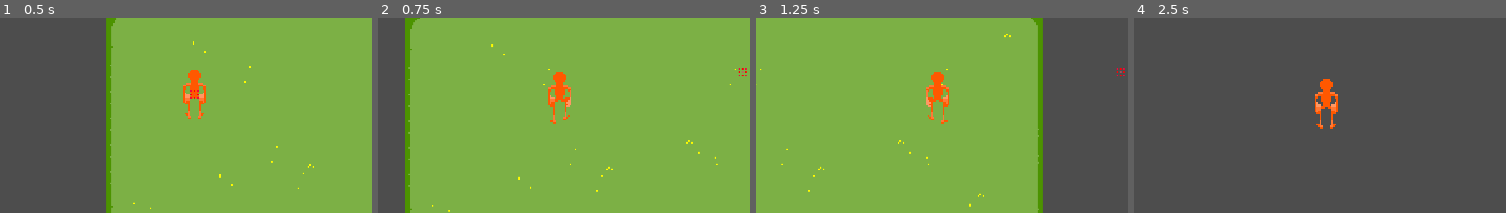
Above: before the commit, frames 1-4 (left to right).
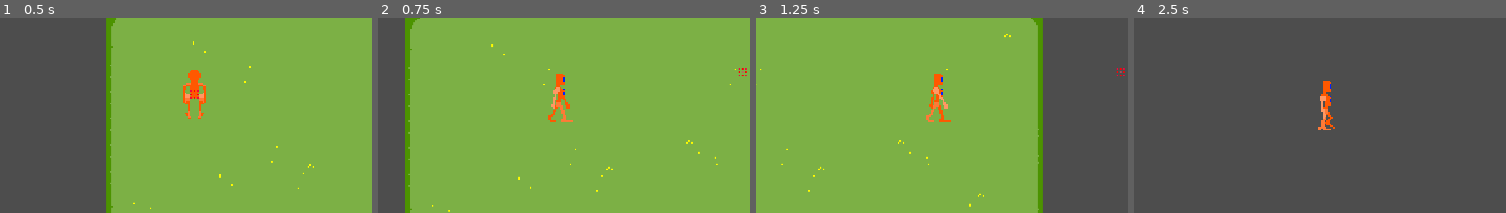
Above: after the commit, the same moments.

Repository: DISN-kolo/topdown_pixel_slasher
Game: Godot game, scene res://scenes/field.tscn
The game is run twice, just before and just after one commit, with the same random seed, the same clock (stepped at 60 frames per second) and the same inputs.
Inputs (mouse positions are % of the whole screen's width and height, from its top left):
- Up to frame 1 (0.5 s): no input
- Up to frame 2 (0.75 s): tap Enter at 0.5 s; move the mouse to (77, 52) at 0.52 s; hold Right (RIGHT) from 0.53 s (still down)
- Up to frame 3 (1.25 s): keep holding Right (RIGHT)
- Up to frame 4 (2.5 s): move the mouse to (32, 63) at 1.27 s; release Right (RIGHT) at 1.28 s; hold Down (DOWN) 1.28-2.03 s; move the mouse to (64, 32) at 2.02 s; hold Right (RIGHT) from 2.03 s (still down)
The pictures show only the part of the screen within x 28-77%, y 38-88%; the shares and areas given below are measured in that part.

Frame 1 is identical in both runs. In frame 2, 0.7% of the frame differs, in the area x 45-53%, y 27-55%; in frame 3, 0.7%; in frame 4, 0.8%, in the area x 48-55%, y 31-58%.

Commit message:
omnidir walk + stand

Diff:
--- a/scenes/field.tscn
+++ b/scenes/field.tscn
@@ -1,11 +1,11 @@
-[gd_scene load_steps=25 format=4 uid="uid://ytciba6agnry"]
+[gd_scene load_steps=33 format=4 uid="uid://ytciba6agnry"]
 
 [ext_resource type="Script" path="res://scenes/field.gd" id="1_5fpj5"]
 [ext_resource type="TileSet" uid="uid://bn6ef0d1fsg7e" path="res://scenes/tilesets/field_grass_tileset.tres" id="1_oaier"]
 [ext_resource type="Script" path="res://chars/playerscript.gd" id="2_ssqjn"]
 [ext_resource type="Script" path="res://camerafollower.gd" id="3_cunfh"]
 [ext_resource type="Script" path="res://cursor.gd" id="4_omvik"]
-[ext_resource type="Texture2D" uid="uid://bi26jx33b4uvh" path="res://Textures/20241104 dude run and rest test front back only.png" id="5_eh4py"]
+[ext_resource type="Texture2D" uid="uid://dc8oo43e5utat" path="res://Textures/20241104 dude run and rest test full basic.png" id="5_hj7fi"]
 [ext_resource type="Texture2D" uid="uid://c1jr7j3060fjh" path="res://Textures/20241104 curs.png" id="6_apxr4"]
 
 [sub_resource type="Animation" id="Animation_lm08d"]
@@ -22,7 +22,7 @@
 "times": PackedFloat32Array(0, 0.25, 0.5, 0.75),
 "transitions": PackedFloat32Array(1, 1, 1, 1),
 "update": 1,
-"values": [5, 6, 7, 6]
+"values": [6, 7, 8, 7]
 }
 
 [sub_resource type="Animation" id="Animation_p0c5j"]
@@ -37,7 +37,7 @@
 "times": PackedFloat32Array(0),
 "transitions": PackedFloat32Array(1),
 "update": 1,
-"values": [4]
+"values": [5]
 }
 
 [sub_resource type="Animation" id="Animation_t5cm6"]
@@ -84,14 +84,82 @@
 "transitions": PackedFloat32Array(1),
 "update": 1,
 "values": [0]
+}
+
+[sub_resource type="Animation" id="Animation_bs7gp"]
+resource_name = "idle_left"
+tracks/0/type = "value"
+tracks/0/imported = false
+tracks/0/enabled = true
+tracks/0/path = NodePath("Sprite2D:frame")
+tracks/0/interp = 1
+tracks/0/loop_wrap = true
+tracks/0/keys = {
+"times": PackedFloat32Array(0),
+"transitions": PackedFloat32Array(1),
+"update": 1,
+"values": [15]
+}
+
+[sub_resource type="Animation" id="Animation_axkkh"]
+resource_name = "idle_right"
+tracks/0/type = "value"
+tracks/0/imported = false
+tracks/0/enabled = true
+tracks/0/path = NodePath("Sprite2D:frame")
+tracks/0/interp = 1
+tracks/0/loop_wrap = true
+tracks/0/keys = {
+"times": PackedFloat32Array(0),
+"transitions": PackedFloat32Array(1),
+"update": 1,
+"values": [10]
+}
+
+[sub_resource type="Animation" id="Animation_liip8"]
+resource_name = "walk_left"
+loop_mode = 1
+step = 0.25
+tracks/0/type = "value"
+tracks/0/imported = false
+tracks/0/enabled = true
+tracks/0/path = NodePath("Sprite2D:frame")
+tracks/0/interp = 1
+tracks/0/loop_wrap = true
+tracks/0/keys = {
+"times": PackedFloat32Array(0, 0.25, 0.5, 0.75),
+"transitions": PackedFloat32Array(1, 1, 1, 1),
+"update": 1,
+"values": [16, 17, 18, 19]
+}
+
+[sub_resource type="Animation" id="Animation_yqhcm"]
+resource_name = "walk_right"
+loop_mode = 1
+step = 0.25
+tracks/0/type = "value"
+tracks/0/imported = false
+tracks/0/enabled = true
+tracks/0/path = NodePath("Sprite2D:frame")
+tracks/0/interp = 1
+tracks/0/loop_wrap = true
+tracks/0/keys = {
+"times": PackedFloat32Array(0, 0.25, 0.5, 0.75),
+"transitions": PackedFloat32Array(1, 1, 1, 1),
+"update": 1,
+"values": [11, 12, 13, 14]
 }
 
 [sub_resource type="AnimationLibrary" id="AnimationLibrary_8mvre"]
 _data = {
 "RESET": SubResource("Animation_m3ugd"),
 "idle_down": SubResource("Animation_t5cm6"),
+"idle_left": SubResource("Animation_bs7gp"),
+"idle_right": SubResource("Animation_axkkh"),
 "idle_up": SubResource("Animation_p0c5j"),
 "walk_down": SubResource("Animation_aaf85"),
+"walk_left": SubResource("Animation_liip8"),
+"walk_right": SubResource("Animation_yqhcm"),
 "walk_up": SubResource("Animation_lm08d")
 }
 
@@ -100,12 +168,22 @@
 
 [sub_resource type="AnimationNodeAnimation" id="AnimationNodeAnimation_uh713"]
 animation = &"idle_up"
+
+[sub_resource type="AnimationNodeAnimation" id="AnimationNodeAnimation_eckbt"]
+animation = &"idle_left"
+
+[sub_resource type="AnimationNodeAnimation" id="AnimationNodeAnimation_y4v50"]
+animation = &"idle_right"
 
 [sub_resource type="AnimationNodeBlendSpace2D" id="AnimationNodeBlendSpace2D_ehol4"]
 blend_point_0/node = SubResource("AnimationNodeAnimation_c4nx7")
 blend_point_0/pos = Vector2(0, 1)
 blend_point_1/node = SubResource("AnimationNodeAnimation_uh713")
 blend_point_1/pos = Vector2(0, -0.9)
+blend_point_2/node = SubResource("AnimationNodeAnimation_eckbt")
+blend_point_2/pos = Vector2(-1, 0)
+blend_point_3/node = SubResource("AnimationNodeAnimation_y4v50")
+blend_point_3/pos = Vector2(1, 0)
 blend_mode = 1
 sync = true
 
@@ -114,12 +192,22 @@
 
 [sub_resource type="AnimationNodeAnimation" id="AnimationNodeAnimation_uyjes"]
 animation = &"walk_down"
+
+[sub_resource type="AnimationNodeAnimation" id="AnimationNodeAnimation_oip72"]
+animation = &"walk_left"
+
+[sub_resource type="AnimationNodeAnimation" id="AnimationNodeAnimation_ocwvg"]
+animation = &"walk_right"
 
 [sub_resource type="AnimationNodeBlendSpace2D" id="AnimationNodeBlendSpace2D_5hb6y"]
 blend_point_0/node = SubResource("AnimationNodeAnimation_v7k3v")
 blend_point_0/pos = Vector2(0, 1)
 blend_point_1/node = SubResource("AnimationNodeAnimation_uyjes")
 blend_point_1/pos = Vector2(0, -1)
+blend_point_2/node = SubResource("AnimationNodeAnimation_oip72")
+blend_point_2/pos = Vector2(1, 0)
+blend_point_3/node = SubResource("AnimationNodeAnimation_ocwvg")
+blend_point_3/pos = Vector2(-1, 0)
 blend_mode = 1
 
 [sub_resource type="AnimationNodeStateMachineTransition" id="AnimationNodeStateMachineTransition_h72mv"]
@@ -169,11 +257,11 @@
 script = ExtResource("2_ssqjn")
 
 [node name="Sprite2D" type="Sprite2D" parent="CharacterBody2D"]
-texture = ExtResource("5_eh4py")
-hframes = 4
-vframes = 2
+texture = ExtResource("5_hj7fi")
+hframes = 5
+vframes = 4
 region_enabled = true
-region_rect = Rect2(0, 0, 64, 64)
+region_rect = Rect2(0, 0, 80, 128)
 
 [node name="AnimationPlayer" type="AnimationPlayer" parent="CharacterBody2D"]
 libraries = {
@@ -185,8 +273,8 @@
 anim_player = NodePath("../AnimationPlayer")
 parameters/conditions/is_idle = false
 parameters/conditions/is_moving = false
-parameters/Idle/blend_position = Vector2(0.0805008, 0.414894)
-parameters/Walk/blend_position = Vector2(-0.139535, 0.106383)
+parameters/Idle/blend_position = Vector2(-0.309481, 0.185841)
+parameters/Walk/blend_position = Vector2(-0.289803, -0.0212766)
 
 [node name="cursor" type="Node2D" parent="."]
 script = ExtResource("4_omvik")
Binary file added: Textures/20241104 dude run and rest test full basic.png
